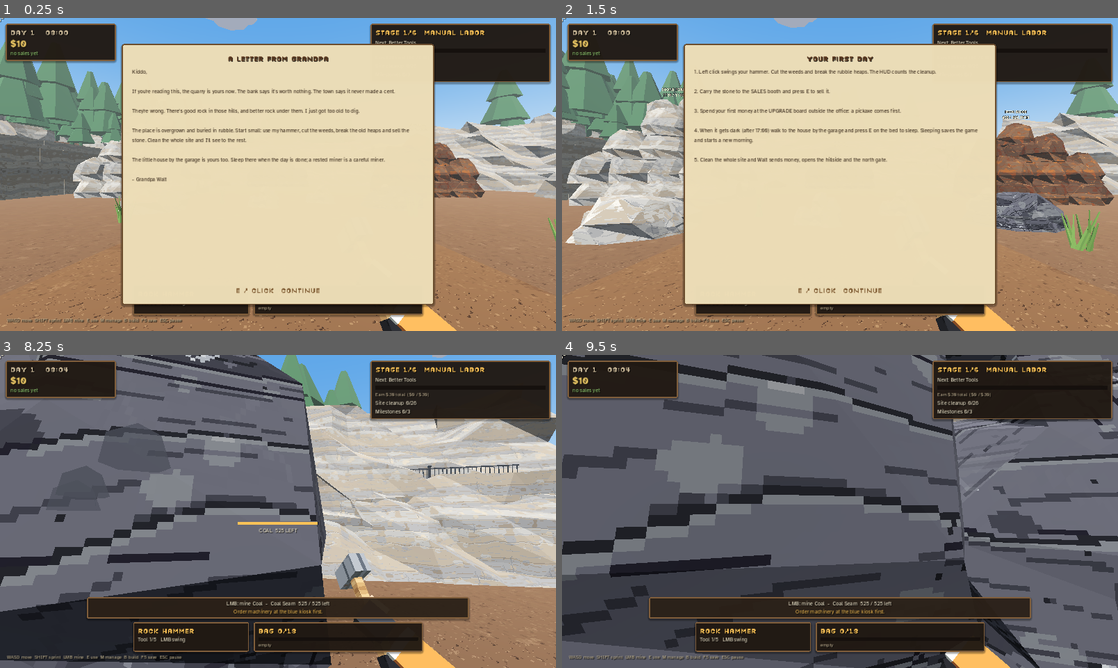
Above: before the commit, frames 1-4 (two rows, left to right).
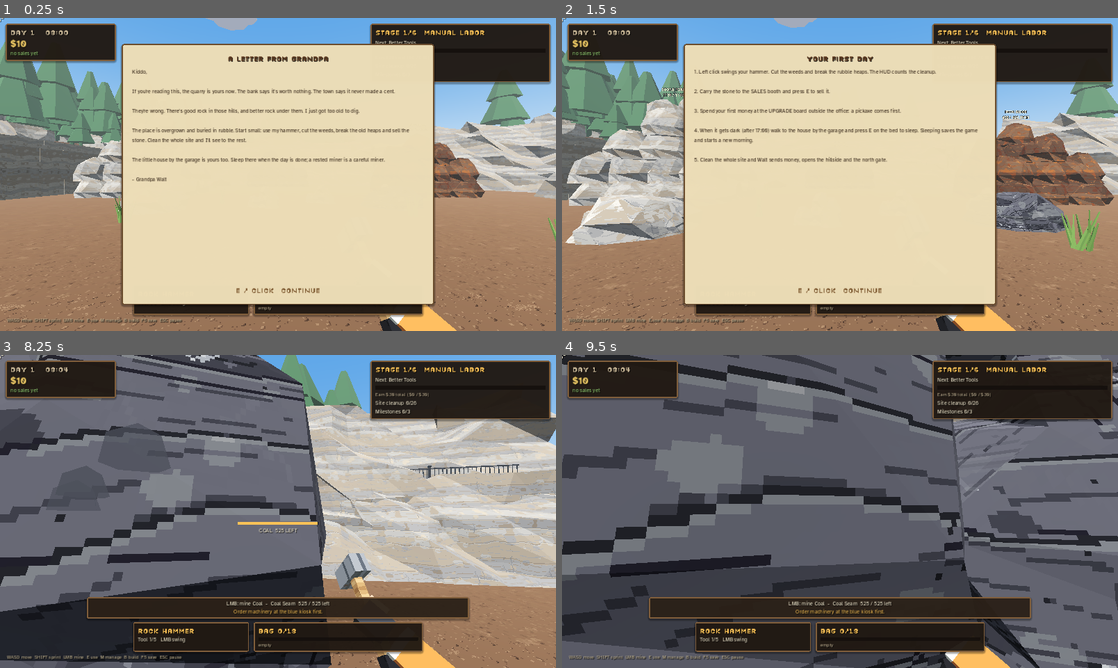
Above: after the commit, the same moments.

Repository: jafetmora79-lab/Quarry-Days
Game: Godot game, scene res://Main.tscn
The game is run twice, just before and just after one commit, with the same random seed, the same clock (stepped at 60 frames per second) and the same inputs.
Inputs (mouse positions are in pixels of both pictures, inside the frame that each line leads up to):
- Up to frame 1 (0.25 s): no input
- Up to frame 2 (1.5 s): tap Enter at 0.5 s; move the mouse to (867, 174) at 0.52 s; hold E (interact) 0.53-1.28 s; hold W (move_forward) from 0.53 s (still down); click (867, 174) at 0.67 s; tap Space at 0.77 s; move the mouse to (812, 174) at 1.27 s; tap P (place_machine) at 1.35 s
- Up to frame 3 (8.25 s): tap Space at 1.52, 3.02, 3.77, 4.52, 6.02, 6.77, 7.52 s; move the mouse to (289, 505) at 2.02 s; hold R (rotate_machine) 2.03-2.78 s; move the mouse to (272, 517) at 2.77 s; tap Shift (sprint) at 2.85 s; click (272, 517) at 2.92 s; move the mouse to (316, 514) at 3.52 s; tap M at 3.6 s; move the mouse to (233, 508) at 4.27 s; tap G at 4.35 s; move the mouse to (283, 511) at 5.02 s; tap B at 5.1 s; click (283, 511) at 5.17 s; move the mouse to (255, 505) at 5.77 s; release W (move_forward) at 5.78 s; hold D (move_right) 5.78-6.53 s; tap X at 5.85 s; move the mouse to (305, 511) at 6.52 s; hold W (move_forward) from 6.53 s (still down); tap 1 at 6.6 s; move the mouse to (250, 511) at 7.27 s; tap E (interact) at 7.35 s; click (250, 511) at 7.42 s; move the mouse to (289, 505) at 8.02 s; hold P (place_machine) from 8.03 s (still down)
- Up to frame 4 (9.5 s): move the mouse to (834, 517) at 8.77 s; release W (move_forward) at 8.78 s; release P (place_machine) at 8.78 s; hold A (move_left) from 8.78 s (still down); tap R (rotate_machine) at 8.85 s; tap Space at 9.02 s

The runs differ from the first frame. In frame 1, 1.2% of the frame differs, in the area x 0-100%, y 72-100%; in frame 2, 1.2%, in the area x 0-100%, y 73-100%; in frame 3, less than 0.1%; in frame 4, nothing differs.

Commit message:
Pit floor and corner seams fixed, overlay ground patches removed, day cycle test
Co-Authored-By: Claude Sonnet 5.5 <noreply@anthropic.com>
Claude-Session: https://claude.ai/code/session_01BdFm1yVtnu8eVQTLcJwNBQ

Diff:
--- a/scripts/art/landscape.gd
+++ b/scripts/art/landscape.gd
@@ -115,7 +115,7 @@
 		meshes.append(m)
 	var rng2 := RandomNumberGenerator.new()
 	rng2.seed = 4242
-	for i in range(20):
+	for i in range(16):
 		var a := rng2.randf() * TAU
 		var r := rng2.randf_range(140.0, 440.0)
 		var mi := MeshInstance3D.new()
--- a/scripts/art/quarry_art.gd
+++ b/scripts/art/quarry_art.gd
@@ -215,11 +215,8 @@
 				dirt.quad(q[0], q[1], q[2], q[3])
 	pit_cap = MeshKit.inst(root, cap.mesh(), _material("ExcavatedDirt"))
 	# Haul roads (dirt), yard (gravel) and pads (concrete).
-	quad_flat("GroundRoad", Vector3(0, 0, 4.5), Vector2(7.0, 10.0), 0.0, 0.03)            # pit entrance ramp
-	quad_flat("GroundRoad", Vector3(19.5, 0, 7.5), Vector2(21.0, 4.0), 0.0, 0.035)         # road to the expansion
-	quad_flat("GroundRoad", Vector3(34.0, 0, 4.0), Vector2(10.0, 4.0), -0.35, 0.04)
-	quad_flat("GroundRoad", Vector3(5.5, 0, 13.0), Vector2(4.0, 6.0), 0.0, 0.045)         # garage apron road
-	quad_flat("GroundYard", Vector3(2.0, 0, 9.0), Vector2(26.0, 5.0), 0.0, 0.02)            # processing yard
+	# The roads and the yard used to be separate overlay patches; their edges showed as faint rectangles all over the
+	# floor, so the whole site now shares the one continuous ground (only the concrete pads and bay lines sit on it).
 	quad_flat(M_CONCRETE, Vector3(5.0, 0, 18.7), Vector2(19.6, 7.6), 0.0, 0.075)         # garage slab
 	quad_flat(M_CONCRETE, game.OFFICE_POS, Vector2(6.4, 6.4), 0.0, 0.075)        # office pad
 	quad_flat(M_CONCRETE, game.SHED_POS, Vector2(6.0, 6.0), 0.0, 0.075)         # shed pad
--- a/scripts/delivery.gd
+++ b/scripts/delivery.gd
@@ -91,13 +91,6 @@
 	stripe.position = Vector3(DOOR_X, 4.4, z - 0.92)
 	stripe.material_override = MeshKit.mat("Hazard")
 	game.world.add_child(stripe)
-	var road := MeshInstance3D.new()
-	var rm := BoxMesh.new()
-	rm.size = Vector3(6.4, 0.14, 7.0)
-	road.mesh = rm
-	road.position = Vector3(DOOR_X, 0.06, 25.6)
-	road.material_override = MeshKit.mat("GroundRoad")
-	game.world.add_child(road)
 	# keep the portal solid except for the opening (so nobody walks around it onto the embankment)
 	for sx in [-1.0, 1.0]:
 		var wall := StaticBody3D.new()
--- a/scripts/excavation.gd
+++ b/scripts/excavation.gd
@@ -96,24 +96,29 @@
 	game.world.add_child(body)
 	return body
 
+func _fh(gx: int, gz: int) -> float:
+	return -depth + 0.012 + 0.02 * sin(gx * 1.3 + gz * 0.7)
+
 func _build_visuals(rx0: float, rx1: float, rz_top: float, rz_bot: float, ang: float, length: float) -> void:
 	visuals = Node3D.new()
 	visuals.name = "ExcavationVisuals"
 	add_child(visuals)
 	var floor_s := MeshKit.Soup.new()
+	# one continuous surface: every grid corner has a single height shared by the four quads around it, so there are no
+	# cracks between tiles for the background to show through (the old tiles each had their own height)
 	for gx in range(int(x0), int(x1)):
 		for gz in range(int(z0), int(z1)):
-			var h := -depth + 0.012 + 0.02 * sin(gx * 1.3 + gz * 0.7)
-			floor_s.quad(Vector3(gx, h, gz), Vector3(gx, h, gz + 1), Vector3(gx + 1, h, gz + 1), Vector3(gx + 1, h, gz))
+			floor_s.quad(Vector3(gx, _fh(gx, gz), gz), Vector3(gx, _fh(gx, gz + 1), gz + 1), Vector3(gx + 1, _fh(gx + 1, gz + 1), gz + 1), Vector3(gx + 1, _fh(gx + 1, gz), gz))
 	MeshKit.inst(visuals, floor_s.mesh(), MeshKit.mat("ExcavatedDirt"))
 	# deep-rock walls: stratified faces looking into the pit, with a bench line
 	var walls := MeshKit.Soup.new()
 	var w := x1 - x0
 	var d := z1 - z0
-	MeshKit.cliff_into(walls, w, depth, 0.8, 501, 3, Transform3D(Basis(Vector3.UP, PI), Vector3((x0 + x1) * 0.5, -depth, z0 - 0.4)))       # north, faces +Z
-	MeshKit.cliff_into(walls, d, depth, 0.8, 502, 3, Transform3D(Basis(Vector3.UP, -PI * 0.5), Vector3(x0 - 0.4, -depth, (z0 + z1) * 0.5))) # west, faces +X
-	MeshKit.cliff_into(walls, d, depth, 0.8, 503, 3, Transform3D(Basis(Vector3.UP, PI * 0.5), Vector3(x1 + 0.4, -depth, (z0 + z1) * 0.5)))  # east, faces -X
-	MeshKit.cliff_into(walls, x1 - rx1, depth, 0.8, 504, 3, Transform3D(Basis(), Vector3((rx1 + x1) * 0.5, -depth, z1 + 0.4)))            # south, faces -Z
+	# each wall runs 0.9 m past both ends, so the four faces overlap in the corners and leave no gap
+	MeshKit.cliff_into(walls, w + 1.8, depth, 0.8, 501, 3, Transform3D(Basis(Vector3.UP, PI), Vector3((x0 + x1) * 0.5, -depth, z0 - 0.4)))       # north, faces +Z
+	MeshKit.cliff_into(walls, d + 1.8, depth, 0.8, 502, 3, Transform3D(Basis(Vector3.UP, -PI * 0.5), Vector3(x0 - 0.4, -depth, (z0 + z1) * 0.5))) # west, faces +X
+	MeshKit.cliff_into(walls, d + 1.8, depth, 0.8, 503, 3, Transform3D(Basis(Vector3.UP, PI * 0.5), Vector3(x1 + 0.4, -depth, (z0 + z1) * 0.5)))  # east, faces -X
+	MeshKit.cliff_into(walls, x1 - rx1 + 0.9, depth, 0.8, 504, 3, Transform3D(Basis(), Vector3((rx1 + x1) * 0.5 + 0.45, -depth, z1 + 0.4)))      # south, faces -Z
 	MeshKit.inst(visuals, walls.mesh(), MeshKit.mat("RockDeep"))
 	# ramp surface (dirt road), curb on the open side
 	var rs := MeshKit.Soup.new()
--- /dev/null
+++ b/tests/test_daycycle.gd
@@ -0,0 +1,55 @@
+extends SceneTree
+## Day cycle: sun and moon follow the clock, the curfew sends the player to bed, workers go home and come back.
+##   godot --headless --fixed-fps 60 -s tests/test_daycycle.gd
+
+var checks := 0
+var failures := []
+
+func check(c: bool, label: String) -> void:
+	checks += 1
+	if not c:
+		failures.append(label)
+		printerr("FAIL: " + label)
+	else:
+		print("PASS: " + label)
+
+func _initialize() -> void:
+	call_deferred("run")
+
+func frames(n: int) -> void:
+	for i in range(n):
+		await physics_frame
+
+func run() -> void:
+	var game = load("res://Main.tscn").instantiate()
+	game.autosave_enabled = false
+	root.add_child(game)
+	await process_frame
+	await frames(4)
+	game.hud.close_card()
+	await process_frame
+	game.hud.close_card()
+	await process_frame
+	var ls: QuarryLandscape = game.landscape
+	check(ls.sun != null and ls.moon != null, "A the sky has a sun and a moon")
+	ls.set_time(12.0 * 60.0)
+	check(ls.sun.visible and ls.sun.position.y > 300.0 and not ls.moon.visible, "A at noon the sun is high and the moon is down")
+	ls.set_time(6.0 * 60.0)
+	check(ls.sun.visible and absf(ls.sun.position.y) < 60.0 and ls.sun.position.x > 300.0, "A at 06:00 the sun rises in the east")
+	ls.set_time(18.0 * 60.0)
+	check(ls.sun.position.x < -300.0, "A at 18:00 it sets in the west")
+	ls.set_time(0.0)
+	check(ls.moon.visible and ls.moon.position.y > 300.0 and not ls.sun.visible, "A at midnight the moon is high and the sun is down")
+	# curfew
+	game.state.clock_minutes = 21.0 * 60.0 + 59.0
+	game.player.global_position = Vector3(5, 0.2, 5)
+	await frames(200)
+	check(game.sleeping, "B at the curfew the player is sent to bed")
+	check(game.player.locked, "B and cannot act while it happens")
+	await frames(400)
+	var h: float = fposmod(game.state.clock_minutes, 1440.0) / 60.0
+	check(not game.sleeping and absf(h - 7.0) < 0.2, "B they wake at 07:00 (%.2f)" % h)
+	check(game.player.global_position.distance_to(game.HOME_POS) < 3.0, "B at home, by the bed")
+	check(not game.player.locked, "B and free to play again")
+	print("RESULT: %d checks, %d failures" % [checks, failures.size()])
+	quit(1 if failures.size() > 0 else 0)
--- a/tests/test_phase4.gd
+++ b/tests/test_phase4.gd
@@ -176,11 +176,11 @@
 	check(aim(game, Vector3(-2, 0.05, 7.8), PI, -0.3) == "shop", "7 machinery order kiosk is interactable")
 	check(aim(game, Vector3(10, 0.05, 7.6), PI, -0.3) == "storage", "7 storage bin is interactable")
 	# 8 worker navigation through the dressed quarry
-	await frames(3)
+	await frames(60)
 	var spot: Vector3 = game.break_spot(0)
-	check(path_ok(game, spot, Vector3(-7.0, 0, 12.0)), "8 break area -> sales booth is walkable")
-	check(path_ok(game, spot, Vector3(-10.0, 0, -5.0)), "8 break area -> stone formation face is walkable")
-	check(path_ok(game, spot, Vector3(10.0, 0, 7.8)), "8 break area -> storage bin is walkable")
+	check(path_ok(game, spot, Vector3(-7.0, 0, 12.0)), "8 service gate -> sales booth is walkable")
+	check(path_ok(game, spot, Vector3(-10.0, 0, -5.0)), "8 service gate -> stone formation face is walkable")
+	check(path_ok(game, spot, Vector3(10.0, 0, 7.8)), "8 service gate -> storage bin is walkable")
 	check(path_ok(game, Vector3(0, 0, 8), Vector3(5.5, 0, 12.5)) and path_ok(game, Vector3(5.5, 0, 12.5), Vector3(20.0, 0, 7.5)), "8 yard, garage apron and haul road are connected")
 	# 6 vehicles: drive out of the garage bay, and cannot reverse through the garage back wall
 	game.state.money = 50000
